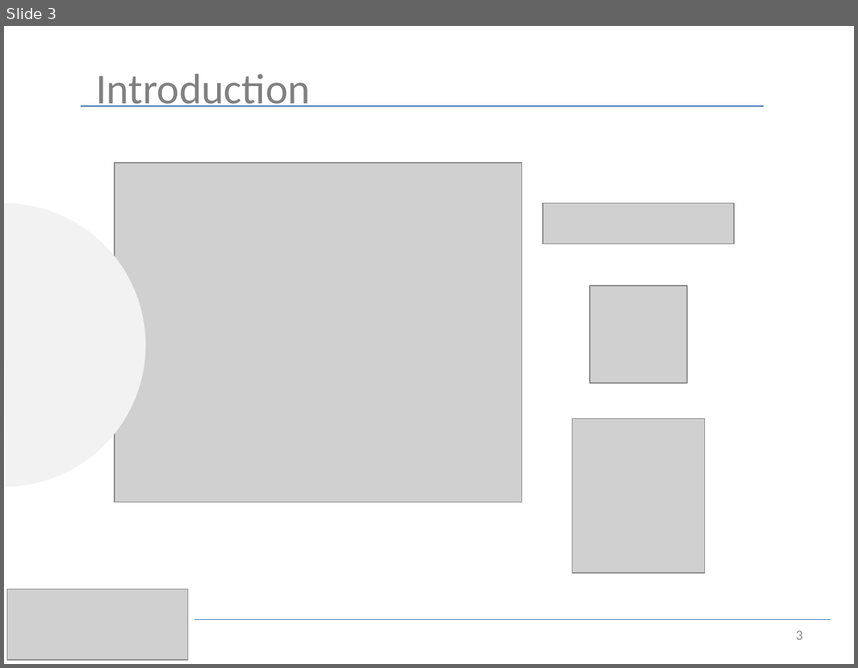
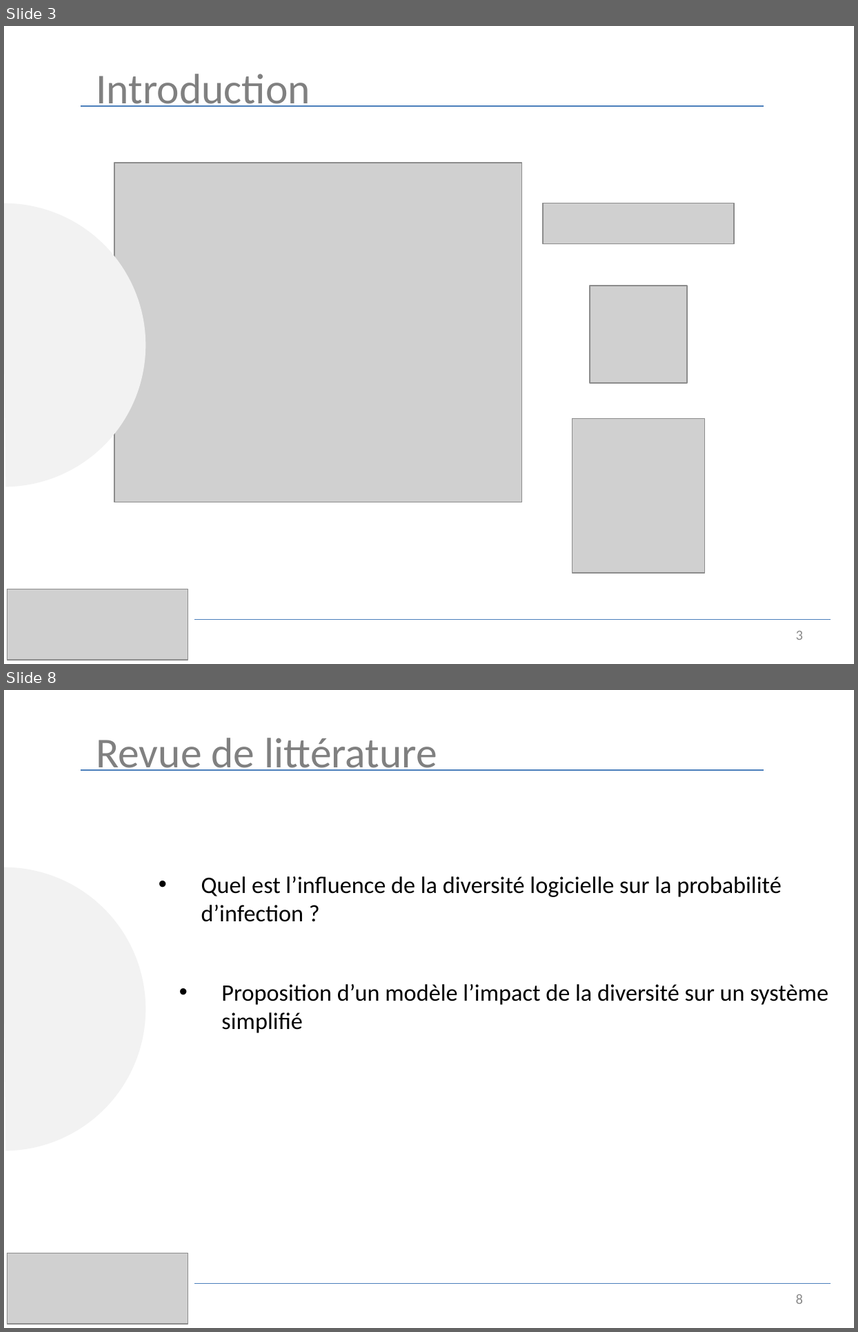
Before and after one commit to luinaudt/inf6422, a slide deck: lab3/presentation.pptx. Shown one above the other, each under a label of ours: slide 3 before the commit, slides 3 and 8 after it; the slides between them are not shown. The pictures are 858x668 and 858x1332 pixels, drawn with LibreOffice and Linux fonts; fonts in the diff are those of the drawing; grey boxes stand for pictures. Boxes give left, top, right and bottom in pixels: in the first picture for what was removed or moved away, otherwise in the second. Text is boxed around its words. In the diff, an @@ line names an element or a change of style, - is before the commit and + after.

```diff
--- a/lab3/presentation.pptx
+++ b/lab3/presentation.pptx
@@ slide 8 added at (x1=4, y1=690, x2=854, y2=1328), background #FFFFFF @@
@@ text added at (x1=96, y1=738, x2=437, y2=771), 36 pt, text #808080 @@
+Revue de littérature
@@ line added from (81, 770) to (764, 770), #4B7EBC 0.75 pt @@
@@ arc (boxed as its full ellipse) added at (x1=4, y1=867, x2=145, y2=1150), fill #F2F2F2 @@
@@ text added at (x1=201, y1=876, x2=782, y2=922), 20 pt, text #000000 @@
+• Quel est l’influence de la diversité logicielle sur la probabilité d’infection ?
@@ text added at (x1=221, y1=984, x2=829, y2=1033), 20 pt, text #000000 @@
+• Proposition d’un modèle l’impact de la diversité sur un système simplifié
@@ picture added at (x1=7, y1=1253, x2=188, y2=1323) @@
@@ line added from (194, 1283) to (831, 1283), #4B7EBC 0.75 pt @@
@@ page number added at (x1=796, y1=1294, x2=803, y2=1303), 12 pt, text #8C8C8C @@
+8
```
Also in this commit, not shown: 19 slides changed, 1 other slide added, 1 slide removed.
